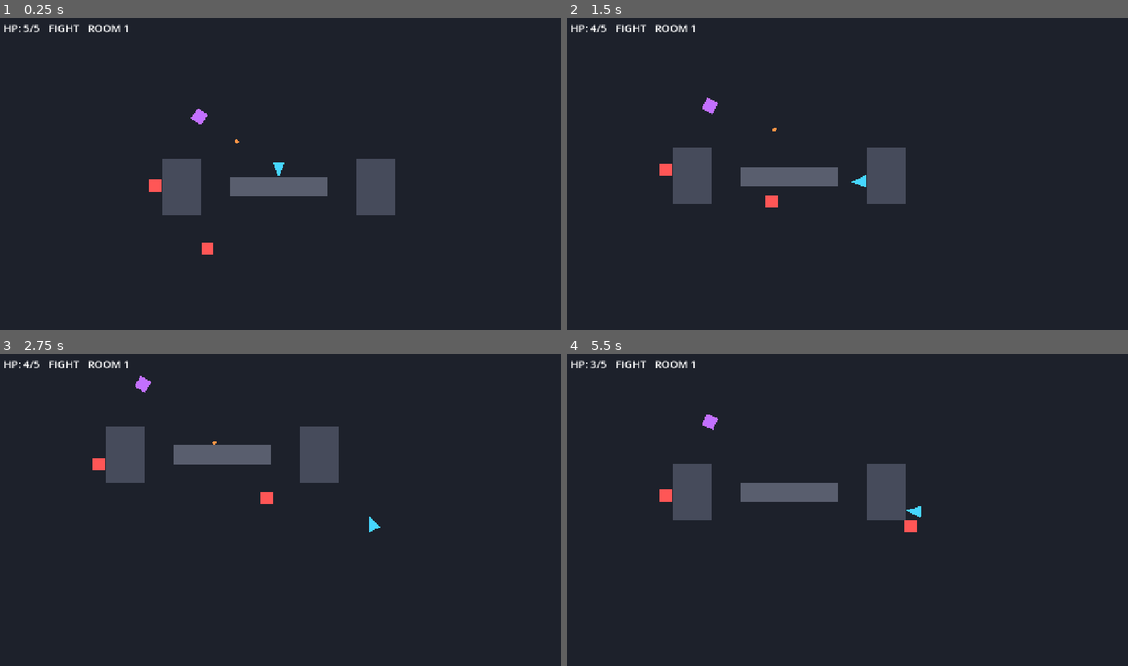
Above: before the commit, frames 1-4 (two rows, left to right).
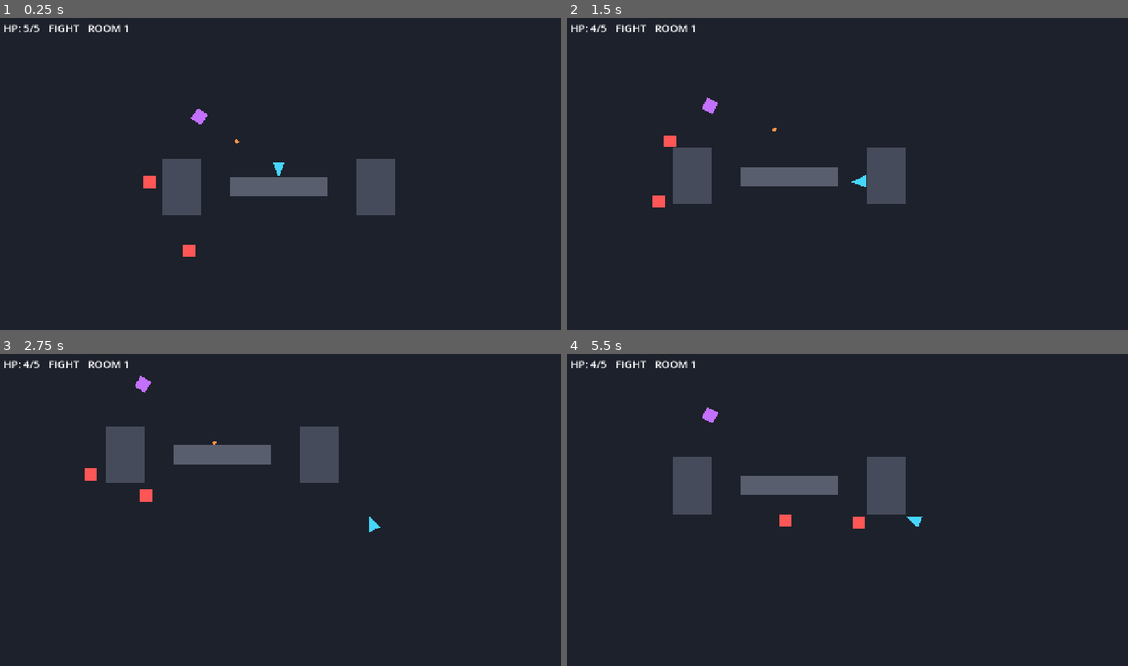
Above: after the commit, the same moments.

Repository: Dexter2099/GunMaxx
Game: Godot game, scene res://scenes/Main.tscn
Same seed, same stepped clock (60 frames per second), same inputs: the game is played once before the commit and once after it.
Inputs (mouse positions are in pixels of both pictures, inside the frame that each line leads up to):
- Up to frame 1 (0.25 s): no input
- Up to frame 2 (1.5 s): move the mouse to (970, 155) at 0.52 s; hold Right (ui_right) 0.53-1.28 s; click (970, 155) at 0.6 s; move the mouse to (735, 186) at 1.27 s; hold Down (ui_down) from 1.28 s (still down); click (735, 186) at 1.35 s
- Up to frame 3 (2.75 s): move the mouse to (336, 438) at 2.02 s; release Down (ui_down) at 2.03 s; hold Right (ui_right) from 2.03 s (still down); click (336, 438) at 2.1 s
- Up to frame 4 (5.5 s): move the mouse to (819, 572) at 2.77 s; release Right (ui_right) at 2.78 s; hold Up (ui_up) 2.78-3.53 s; click (819, 572) at 2.85 s; move the mouse to (1015, 553) at 3.52 s; hold Left (ui_left) 3.53-5.03 s; click (1015, 553) at 3.6 s; move the mouse to (673, 460) at 4.27 s; click (673, 460) at 4.35 s; move the mouse to (875, 506) at 5.02 s; hold Down (ui_down) from 5.03 s (still down); click (875, 506) at 5.1 s

The runs differ from the first frame. In frame 1, 0.3% of the frame differs, in the area x 25-38%, y 50-77%; in frame 2, 0.3%; in frame 3, 0.3%; in frame 4, 1.9%, in the area x 4-64%, y 2-58%.

Commit message:
Add obstacle-aware navigation for chaser enemies

Diff:
--- a/game/scenes/Enemy.tscn
+++ b/game/scenes/Enemy.tscn
@@ -1,4 +1,5 @@
 [gd_scene load_steps=3 format=3]
+
 
 [ext_resource type="Script" path="res://scripts/enemy.gd" id="1_04xmu"]
 
@@ -14,3 +15,7 @@
 [node name="Body" type="Polygon2D" parent="."]
 color = Color(1, 0.341176, 0.341176, 1)
 polygon = PackedVector2Array(-14, -14, 14, -14, 14, 14, -14, 14)
+
+[node name="NavigationAgent2D" type="NavigationAgent2D" parent="."]
+path_desired_distance = 8.0
+target_desired_distance = 12.0
--- a/game/scenes/Main.tscn
+++ b/game/scenes/Main.tscn
@@ -86,6 +86,8 @@
 
 [node name="Player" parent="." instance=ExtResource("1_hx3m3")]
 
+[node name="Navigation" type="Node2D" parent="."]
+
 [node name="Enemies" type="Node2D" parent="."]
 
 [node name="RoomController" type="Node2D" parent="."]
--- a/game/scripts/enemy.gd
+++ b/game/scripts/enemy.gd
@@ -8,6 +8,7 @@
 @export var contact_range: float = 40.0
 
 var player: Node2D
+@onready var navigation_agent: NavigationAgent2D = $NavigationAgent2D
 var contact_damage_cooldown_left: float = 0.0
 var is_dead: bool = false
 
@@ -25,9 +26,11 @@
 		move_and_slide()
 		return
 
-	var to_player := player.global_position - global_position
-	if to_player.length() > 1.0:
-		velocity = to_player.normalized() * move_speed
+	navigation_agent.target_position = player.global_position
+	var next_path_position := navigation_agent.get_next_path_position()
+	var to_next := next_path_position - global_position
+	if to_next.length() > 1.0:
+		velocity = to_next.normalized() * move_speed
 	else:
 		velocity = Vector2.ZERO
 
--- a/game/scripts/main.gd
+++ b/game/scripts/main.gd
@@ -44,6 +44,7 @@
 	_update_room_counter()
 	_set_buff_text("")
 	_set_room_encounter_composition(room_number)
+	_setup_chaser_navigation()
 
 func _on_player_health_changed(current: int, max_value: int) -> void:
 	health_label.text = "HP: %d/%d" % [current, max_value]
@@ -206,3 +207,36 @@
 		return [CHASER_ENEMY_SCENE, CHASER_ENEMY_SCENE, TURRET_ENEMY_SCENE, TURRET_ENEMY_SCENE, CHASER_ENEMY_SCENE]
 
 	return [CHASER_ENEMY_SCENE, TURRET_ENEMY_SCENE, CHASER_ENEMY_SCENE, TURRET_ENEMY_SCENE, TURRET_ENEMY_SCENE]
+
+
+func _setup_chaser_navigation() -> void:
+	for child in $Navigation.get_children():
+		child.queue_free()
+
+	var region_rects := [
+		Rect2(-740.0, -460.0, 1480.0, 380.0),
+		Rect2(-740.0, 80.0, 1480.0, 380.0),
+		Rect2(-740.0, -80.0, 440.0, 160.0),
+		Rect2(300.0, -80.0, 440.0, 160.0),
+	]
+
+	for region_rect in region_rects:
+		$Navigation.add_child(_build_navigation_region(region_rect))
+
+
+func _build_navigation_region(region_rect: Rect2) -> NavigationRegion2D:
+	var navigation_region := NavigationRegion2D.new()
+	var navigation_polygon := NavigationPolygon.new()
+	var x0 := region_rect.position.x
+	var y0 := region_rect.position.y
+	var x1 := region_rect.position.x + region_rect.size.x
+	var y1 := region_rect.position.y + region_rect.size.y
+	navigation_polygon.add_outline(PackedVector2Array([
+		Vector2(x0, y0),
+		Vector2(x1, y0),
+		Vector2(x1, y1),
+		Vector2(x0, y1),
+	]))
+	navigation_polygon.make_polygons_from_outlines()
+	navigation_region.navigation_polygon = navigation_polygon
+	return navigation_region
